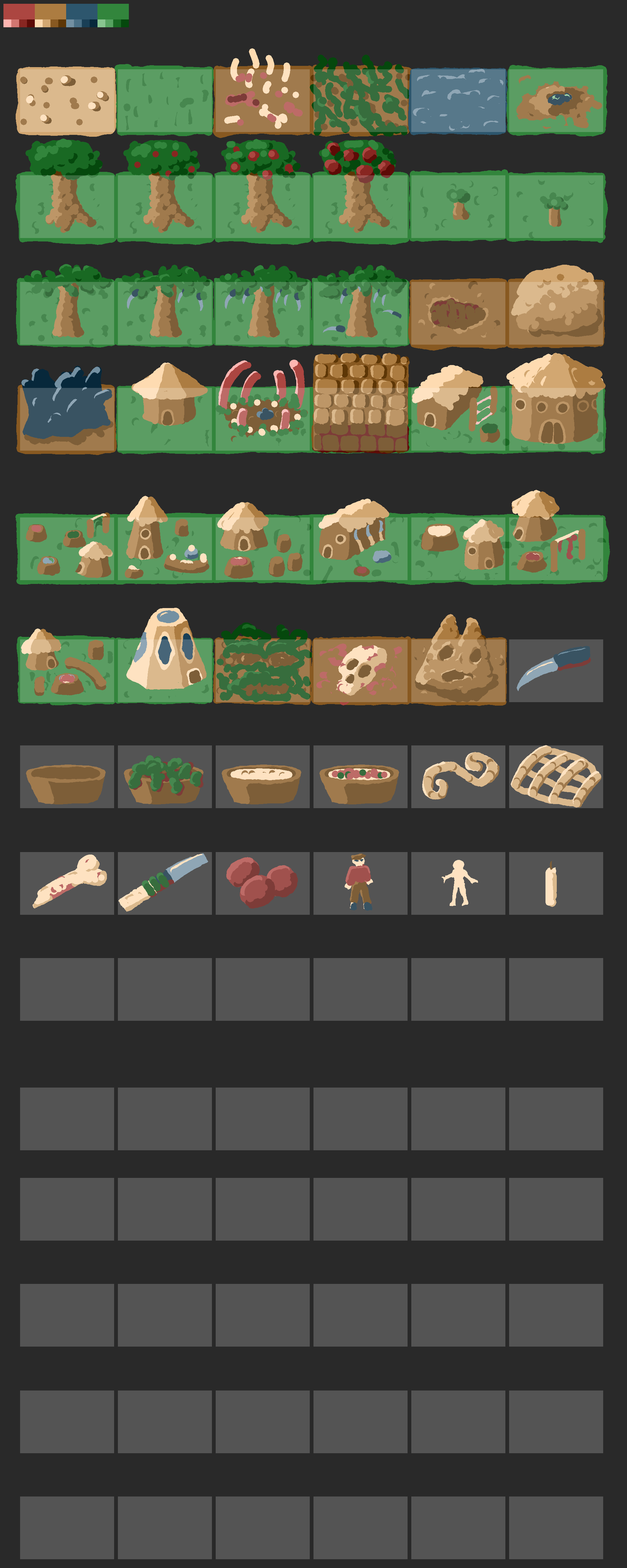
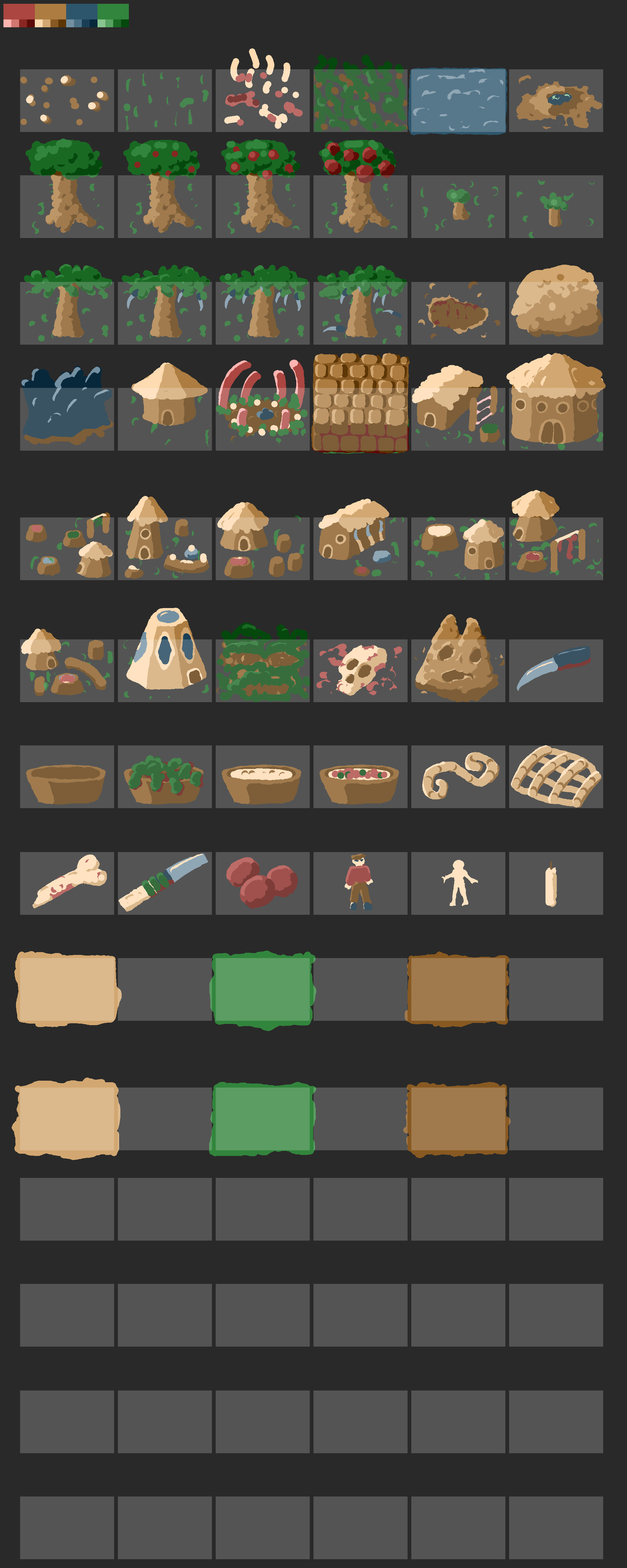
Before/after of a 627×1568 layered artwork. What changed in the layer stack:
painted on "Layer" over box(11, 63, 611, 1161)
